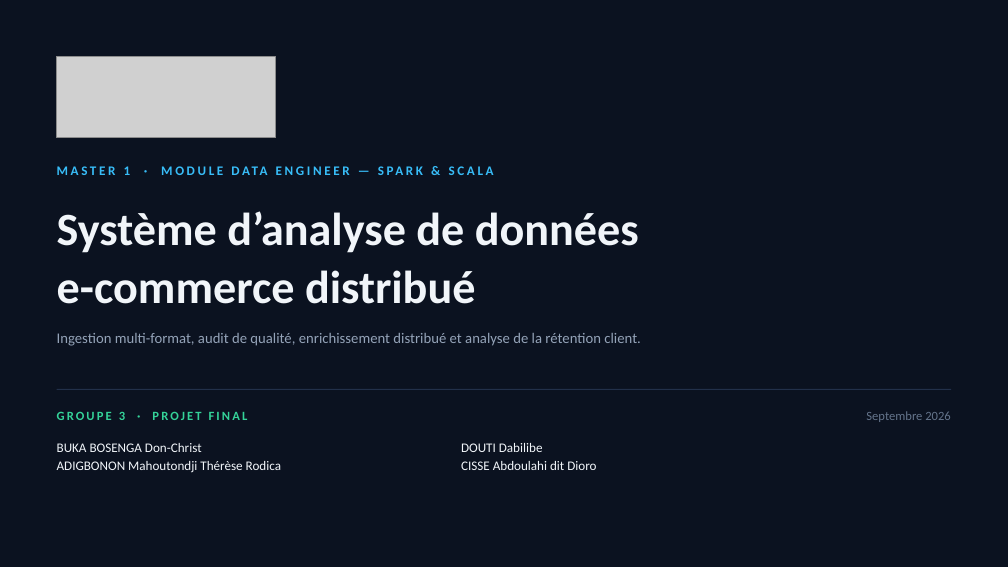
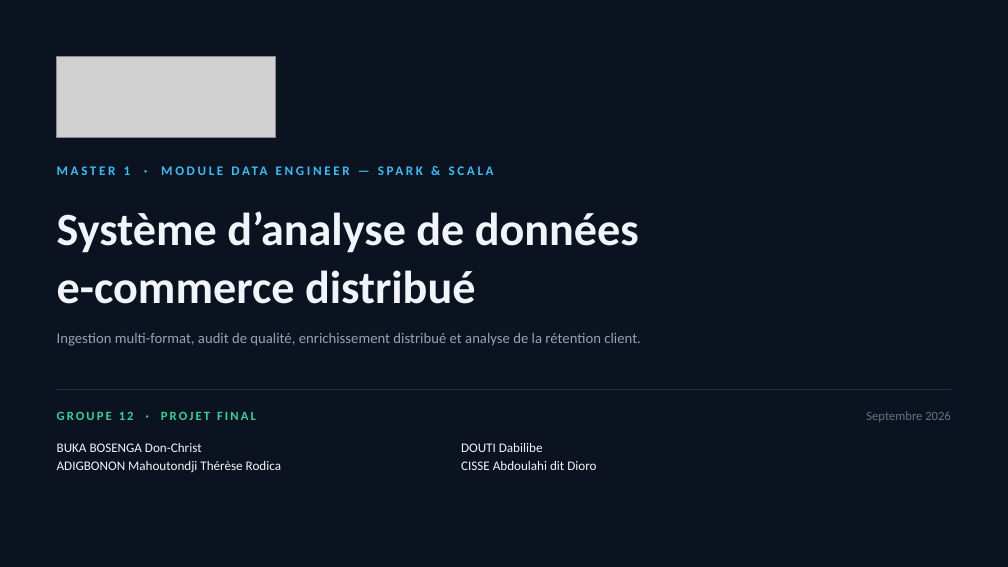
Before and after one commit to DonBos27/groupe12-ecommerce-analytics, a slide deck: slide 1 of Soutenance_Groupe3.pptx. Drawn at 1008x567 pixels with LibreOffice and Linux fonts; fonts in the diff are those of the drawing; grey boxes stand for pictures. Boxes give left, top, right and bottom in pixels: in the first picture for what was removed or moved away, otherwise in the second. Text is boxed around its words. In the diff, an @@ line names an element or a change of style, - is before the commit and + after.

Commit message:
Commit final

```diff
--- a/Soutenance_Groupe3.pptx
+++ b/Soutenance_Groupe3.pptx
@@ text at <box>57,411,256,420</box>: text changed @@
-GROUPE 3 · PROJET FINAL
+GROUPE 12 · PROJET FINAL
```
